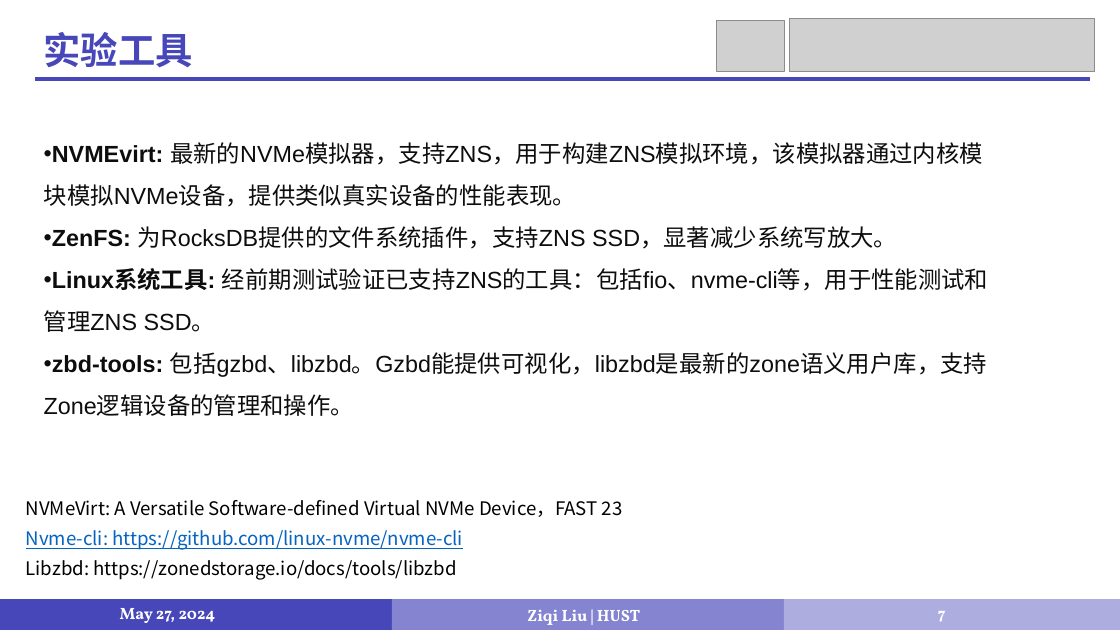
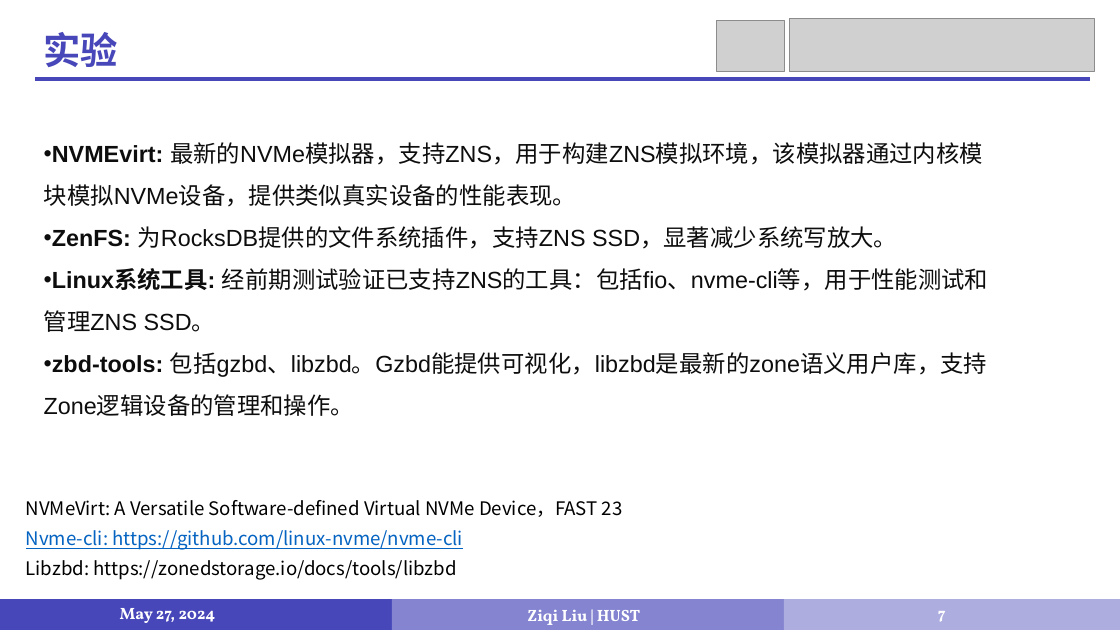
Before and after one commit to LiuziqiOvO/md, a slide deck: slide 7 of 毕设/毕设答辩.pptx. Drawn at 1120x630 pixels with LibreOffice and Linux fonts; fonts in the diff are those of the drawing; grey boxes stand for pictures. Boxes give left, top, right and bottom in pixels: in the first picture for what was removed or moved away, otherwise in the second. Text is boxed around its words. In the diff, an @@ line names an element or a change of style, - is before the commit and + after.

```diff
--- a/毕设/毕设答辩.pptx
+++ b/毕设/毕设答辩.pptx
@@ text at (x1=44, y1=32, x2=119, y2=67): text changed @@
-实验工具
+实验
```
Also in this commit, not shown: 4 other slides changed, 1 slide removed, 2 other files.
